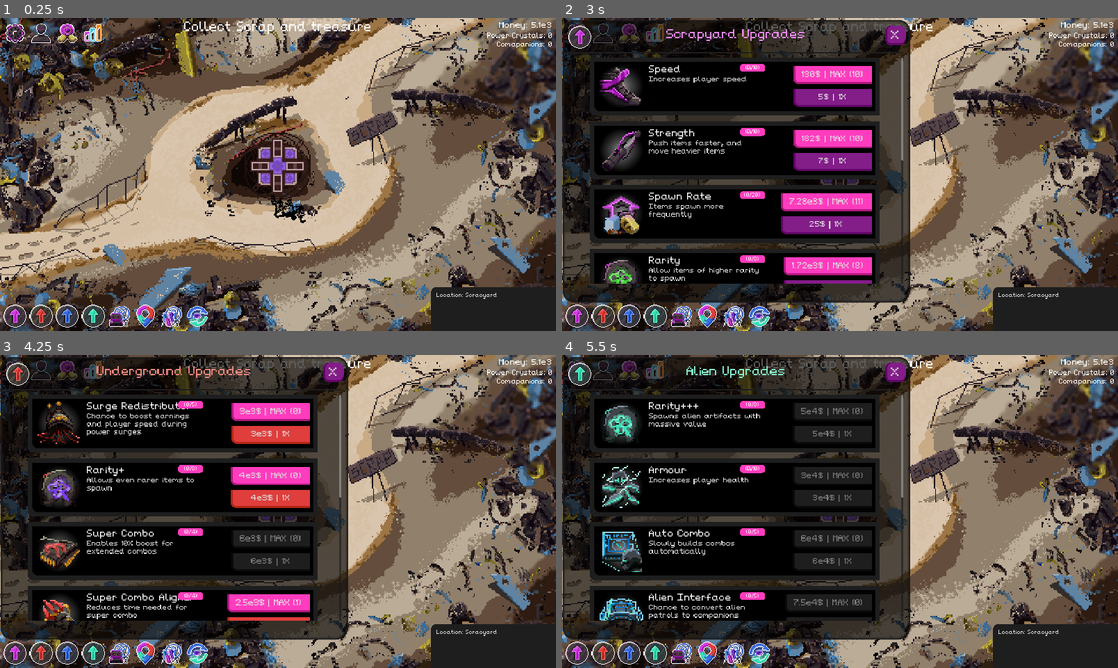
Above: before the commit, frames 1-4 (two rows, left to right).
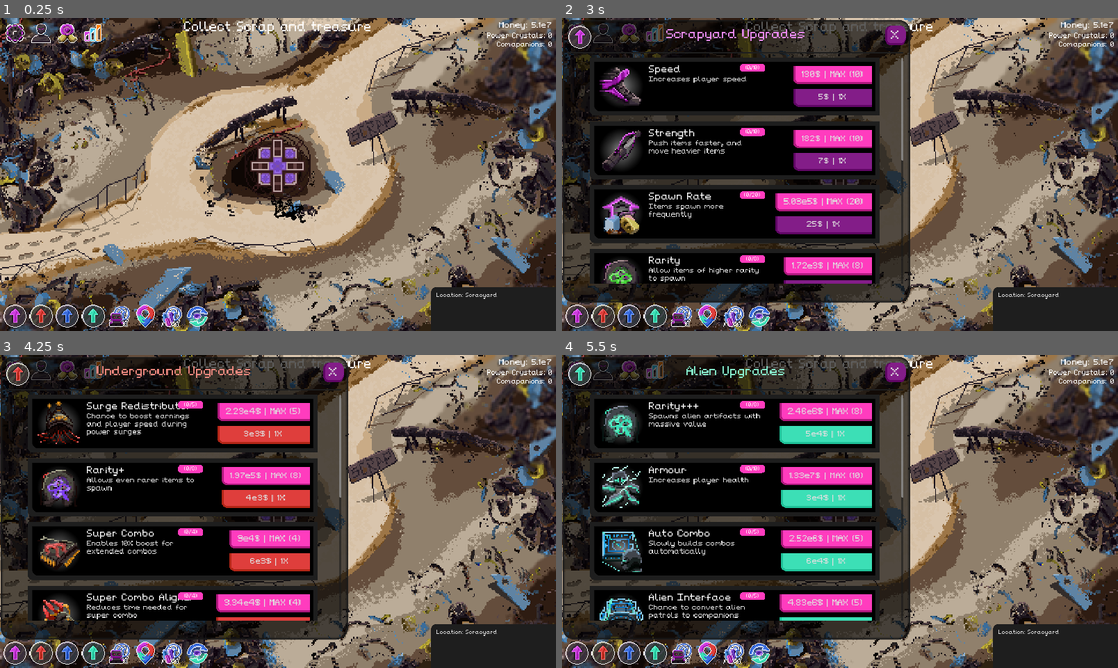
Above: after the commit, the same moments.

Repository: NathanHeaton/Robo-revolution
Game: Godot game, scene res://Main/main.tscn
The game is run twice, just before and just after one commit, with the same random seed, the same clock (stepped at 60 frames per second) and the same inputs.
Inputs (mouse positions are in pixels of both pictures, inside the frame that each line leads up to):
- Up to frame 1 (0.25 s): no input
- Up to frame 2 (3 s): click (600, 33) at 0.5 s; click (628, 33) at 1.25 s; click (656, 33) at 2 s; click (578, 315) at 2.75 s
- Up to frame 3 (4.25 s): click (38, 652) at 3.5 s
- Up to frame 4 (5.5 s): click (628, 652) at 4.25 s; click (656, 652) at 5 s

The runs differ from the first frame. In frame 1, less than 0.1% of the frame differs, in the area x 98-100%, y 1-4%; in frame 2, 0.4%; in frame 3, 2.9%; in frame 4, 6.8%, in the area x 39-100%, y 1-85%.

Commit message:
fixed luck lvl bugs

Diff:
--- a/robo-revolution/Globals/game_stats.gd
+++ b/robo-revolution/Globals/game_stats.gd
@@ -9,13 +9,18 @@
 #spawn stats
 var rarity_lvl = 0
 var item_spawn_region
-var luck_lvl = 0
+var luck_lvl = [0,0,0,0]
 
 #other
 var companions = 0
 var water_proof = false
 
-
+func sum_luck_lvl()-> int:
+	var luck = 0
+	for nums in luck_lvl:
+		luck += nums
+	print("luck: ", luck)
+	return luck
 
 # Called when the node enters the scene tree for the first time.
 func _ready() -> void:
--- a/robo-revolution/Globals/upgrade_manager.gd
+++ b/robo-revolution/Globals/upgrade_manager.gd
@@ -41,6 +41,5 @@
 
 func buy_location(cost,location):
 	detuct_money(cost)
-	LocationData.CURRENT_LOCATION = location
 	LocationData.location_data[location]["unlocked"] = true
 	emit_signal("unlock_location")
--- a/robo-revolution/Main/main.gd
+++ b/robo-revolution/Main/main.gd
@@ -7,7 +7,7 @@
 
 func _ready() -> void:
 	newGame()
-	Money.MONEY = 5100
+	Money.MONEY = 51000000
 	GameStats.item_spawn_region = [Vector2(30,30),Vector2(1920 - 60, 1080 - 60)]
 	UpgradeManager.connect("upgrade", Callable(self, "_upgrade"))
 
@@ -57,21 +57,22 @@
 func _rarity_upgrade(level: int):
 	if (level == 1):
 		GameStats.rarity_lvl +=1
-	GameStats.luck_lvl = level
+	GameStats.luck_lvl[0] = level
 
 func _rarity_upgrade_plus(level: int):
 	if (level == 1):
 		GameStats.rarity_lvl +=1
+	GameStats.luck_lvl[1] = level
 
 func _rarity_upgrade_2plus(level: int):
 	if (level == 1):
 		GameStats.rarity_lvl +=1
-	GameStats.luck_lvl += 1
+	GameStats.luck_lvl[2] = level
 
 func _rarity_upgrade_3plus(level: int):
 	if (level == 1):
 		GameStats.rarity_lvl +=1
-	GameStats.luck_lvl += 1
+	GameStats.luck_lvl[3] = level
 	print(GameStats.luck_lvl)
 
 func _item_focuser_upgrade(level: int):
--- a/robo-revolution/Scenes/item_creator.gd
+++ b/robo-revolution/Scenes/item_creator.gd
@@ -225,6 +225,7 @@
 
 	return item
 
+
 func _decide_luck():
 	randomize()# makes vbarients more random
 	var items = pickable_scrap
@@ -232,7 +233,7 @@
 
 	luck_roll = randi_range(0,50)
 
-	var luck_needed = 43 - (GameStats.luck_lvl - (5 if LocationData.CURRENT_LOCATION == LocationData.locations.Scrapyard else 0))# if it is the scrapyard
+	var luck_needed = 43 - (GameStats.sum_luck_lvl() - (5 if LocationData.CURRENT_LOCATION == LocationData.locations.Scrapyard else 0))# if it is the scrapyard
 
 	if (luck_roll >= luck_needed):
 		items = pickable_treasure
--- a/robo-revolution/UI/location_card.gd
+++ b/robo-revolution/UI/location_card.gd
@@ -45,7 +45,6 @@
 
 
 func _change_unlocked():
-
 	if (unlocked):
 		$"location_panel/MarginContainer/Upgarde_Content_Panel/MarginContainer/MarginContainer/location_button".text = "Travel"
 	else:
